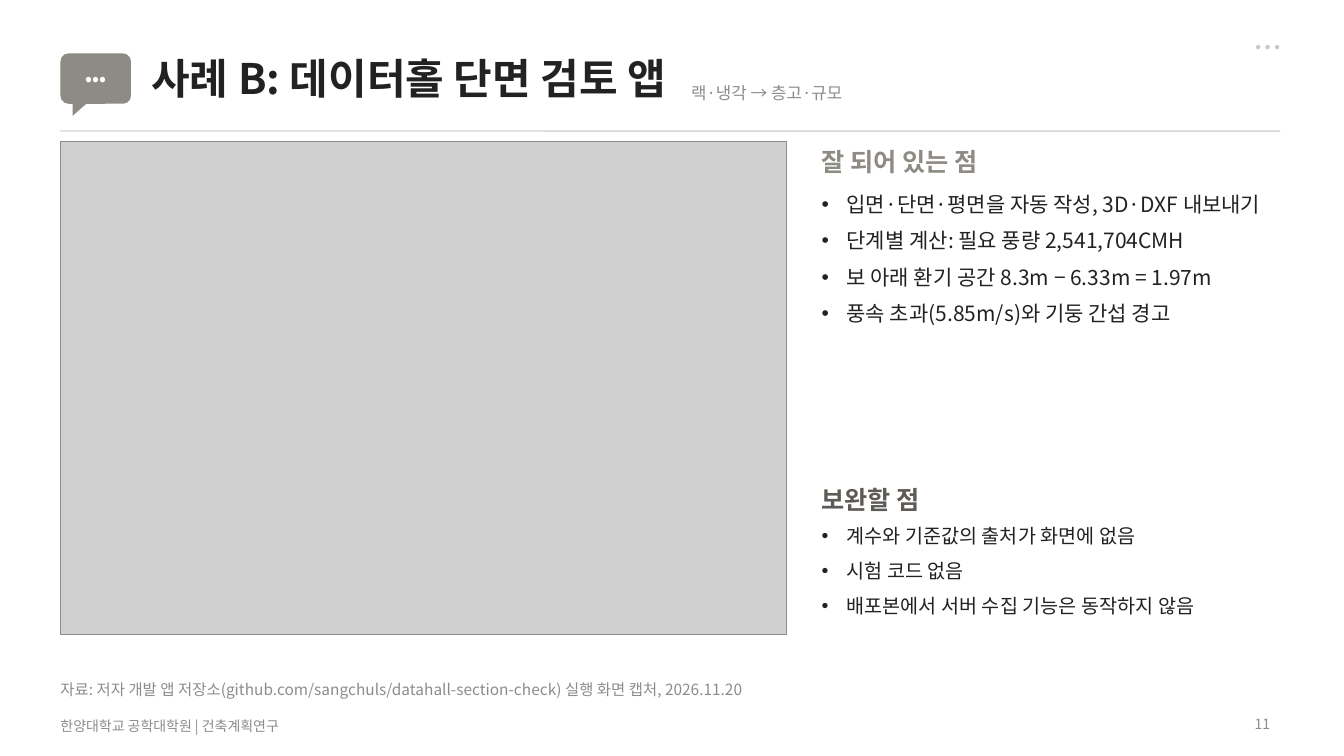
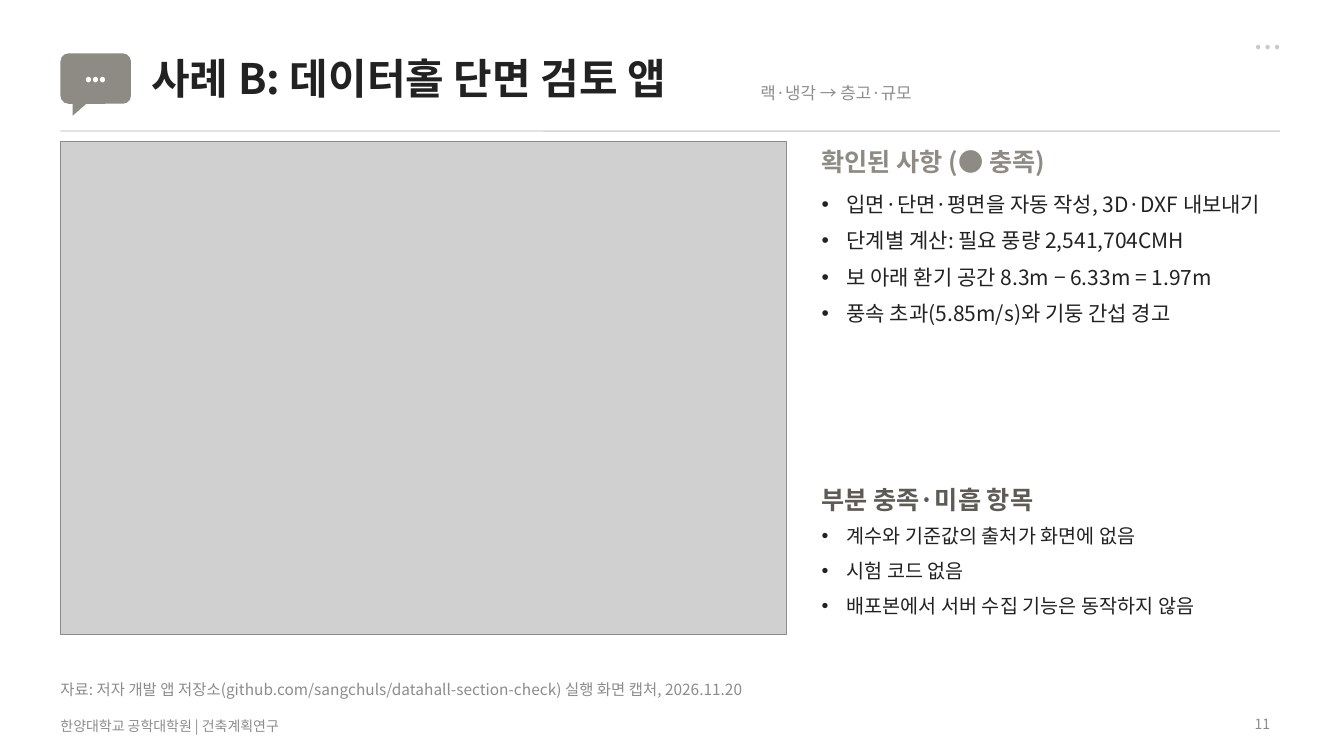
Before and after one commit to sangchuls/pango-gmp, a slide deck: slide 11 of research/final/발표자료_최종.pptx. Drawn at 1344x756 pixels with LibreOffice and Linux fonts; fonts in the diff are those of the drawing; grey boxes stand for pictures. Boxes give left, top, right and bottom in pixels: in the first picture for what was removed or moved away, otherwise in the second. Text is boxed around its words. In the diff, an @@ line names an element or a change of style, - is before the commit and + after.

```diff
--- a/research/final/발표자료_최종.pptx
+++ b/research/final/발표자료_최종.pptx
@@ text "랙·냉각 → 층고·규모": place and size @@
-text "랙·냉각 → 층고·규모" at box(691, 85, 842, 100)
+text "랙·냉각 → 층고·규모" at box(760, 85, 911, 100)
@@ text at box(822, 150, 1045, 176): text changed @@
-잘 되어 있는 점
+확인된 사항 (● 충족)
@@ text at box(822, 487, 1033, 512): text changed @@
-보완할 점
+부분 충족·미흡 항목
```
Also in this commit, not shown: 16 other slides changed, 4 other files.
